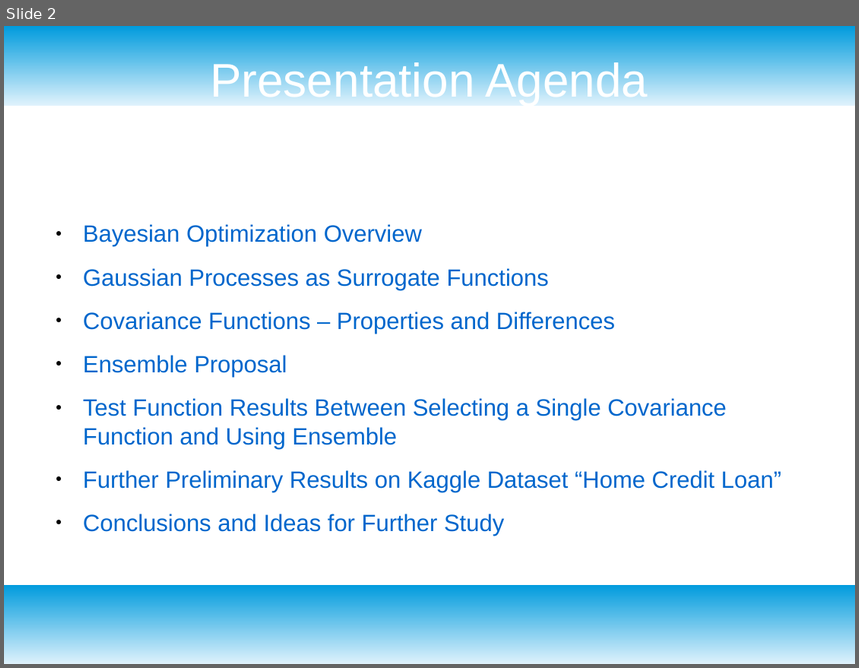
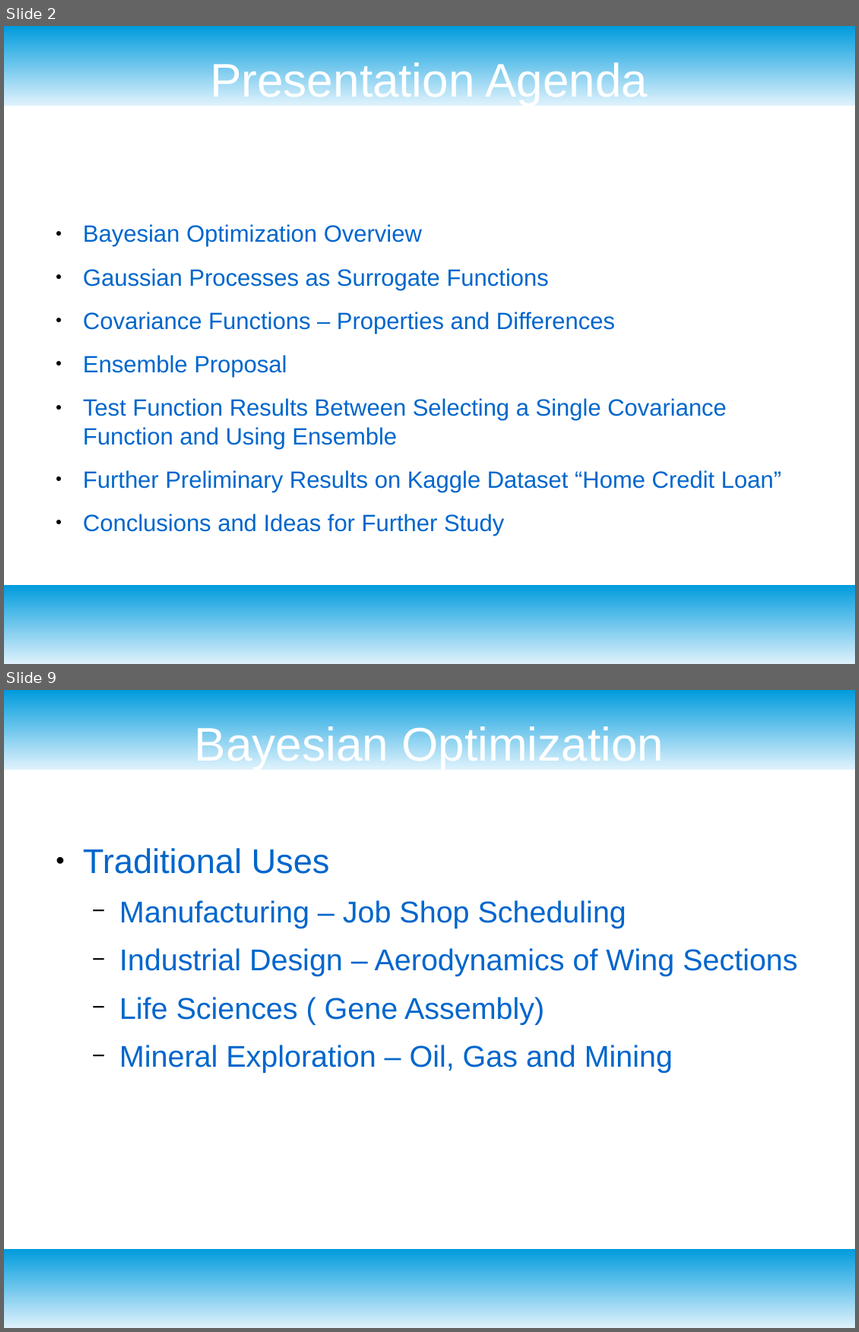
Before and after one commit to dataronio/ThinkfulCapstone, a slide deck: CapstoneDeck.odp. Shown one above the other, each under a label of ours: slide 2 before the commit, slides 2 and 9 after it; the slides between them are not shown. The pictures are 859x668 and 859x1332 pixels, drawn with LibreOffice and Linux fonts; fonts in the diff are those of the drawing. Boxes give left, top, right and bottom in pixels: in the first picture for what was removed or moved away, otherwise in the second. Text is boxed around its words. In the diff, an @@ line names an element or a change of style, - is before the commit and + after.

```diff
--- a/CapstoneDeck.odp
+++ b/CapstoneDeck.odp
@@ slide 9 added at [4,690,855,1328], background #FFFFFF; not listed: 2 template elements that a slide beside it also shows @@
@@ title added at [195,723,664,770], 44 pt, text #FFFFFF @@
+Bayesian Optimization
@@ text added at [83,848,797,1073], 28 pt, text #0066CC @@
+● Traditional Uses
+  − Manufacturing – Job Shop Scheduling
+  − Industrial Design – Aerodynamics of Wing Sections
+  − Life Sciences ( Gene Assembly)
+  − Mineral Exploration – Oil, Gas and Mining
```
Also in this commit, not shown: 1 slide changed, 13 other slides added.
